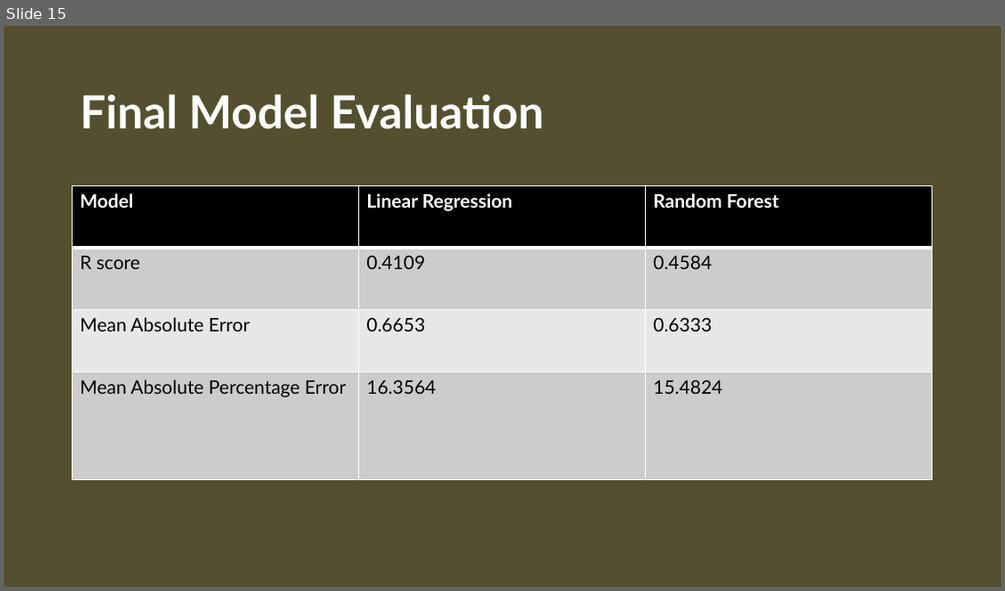
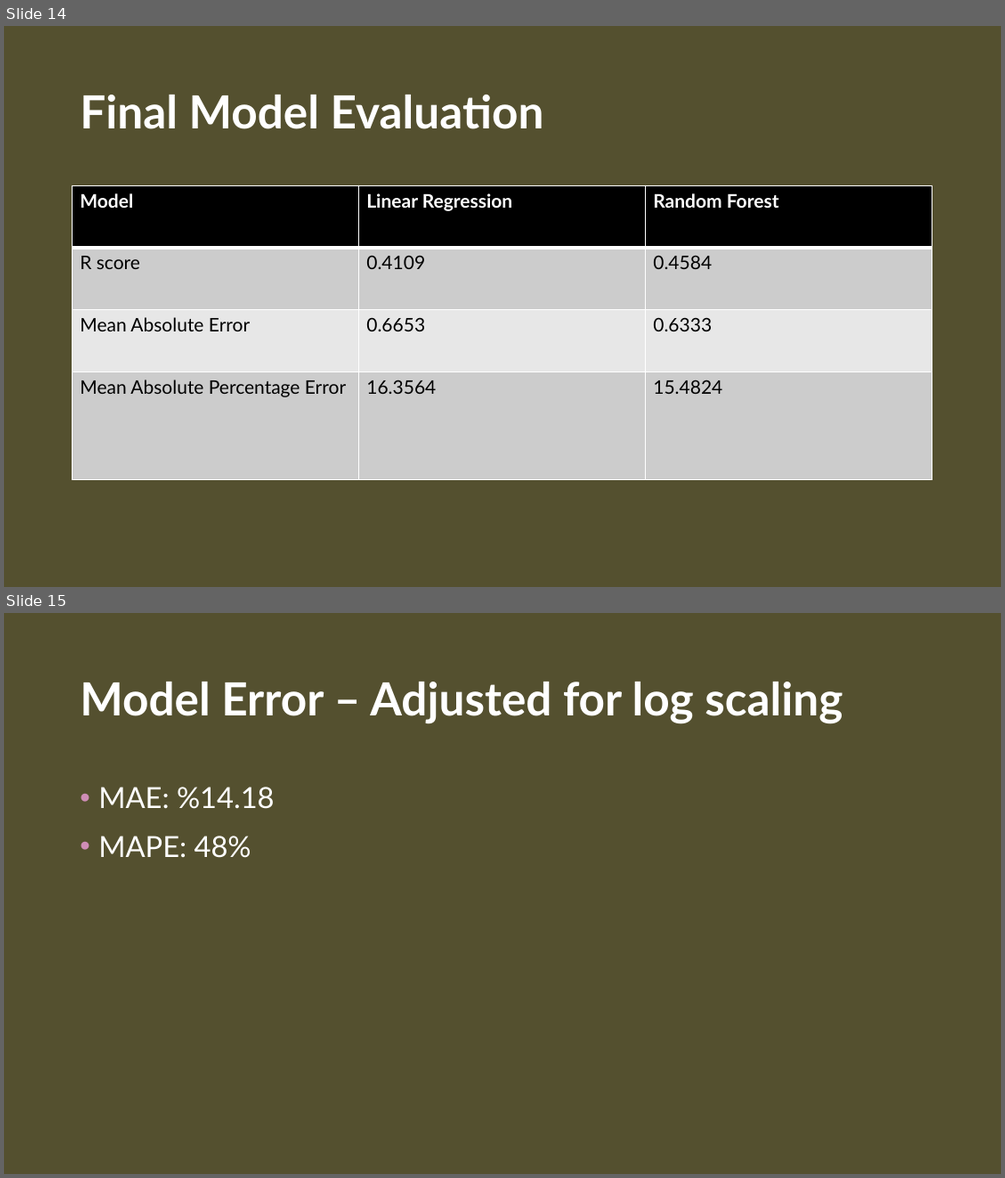
Before and after one commit to CroissantAhhh/GuidedCapstone2, a slide deck: CP2SlideDeck.pptx. Shown one above the other, each under a label of ours: slide 15 before the commit, slides 14 and 15 after it. The pictures are 1005x591 and 1005x1178 pixels, drawn with LibreOffice and Linux fonts; fonts in the diff are those of the drawing; background and template pictures are left out. Boxes give left, top, right and bottom in pixels: in the first picture for what was removed or moved away, otherwise in the second. Text is boxed around its words. In the diff, an @@ line names an element or a change of style, - is before the commit and + after.

```diff
--- a/CP2SlideDeck.pptx
+++ b/CP2SlideDeck.pptx
@@ slide 15 added at [4,613,1001,1174], background #FFFFFF; not listed: 1 template element that a slide beside it also shows @@
@@ title added at [80,682,842,723], 44 pt, text #FFFFFF, bold @@
+Model Error – Adjusted for log scaling
@@ text added at [98,787,275,858], 28 pt, text #FFFFFF @@
+• MAE: %14.18
+• MAPE: 48%
@@ what was slide 15 is now slide 14 @@
```
Also in this commit, not shown: 7 slides changed, 1 other slide added, 1 slide removed, 8 other files.
